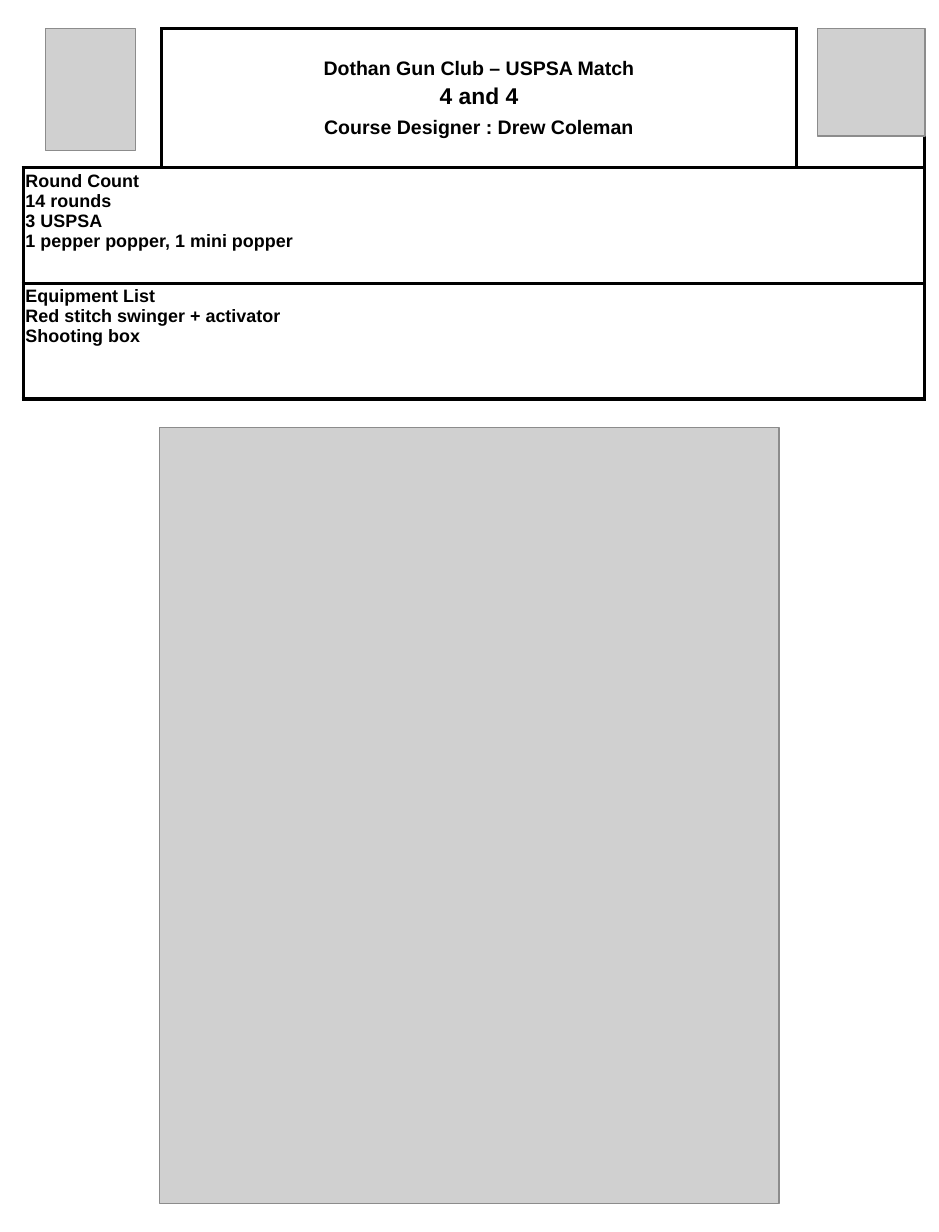
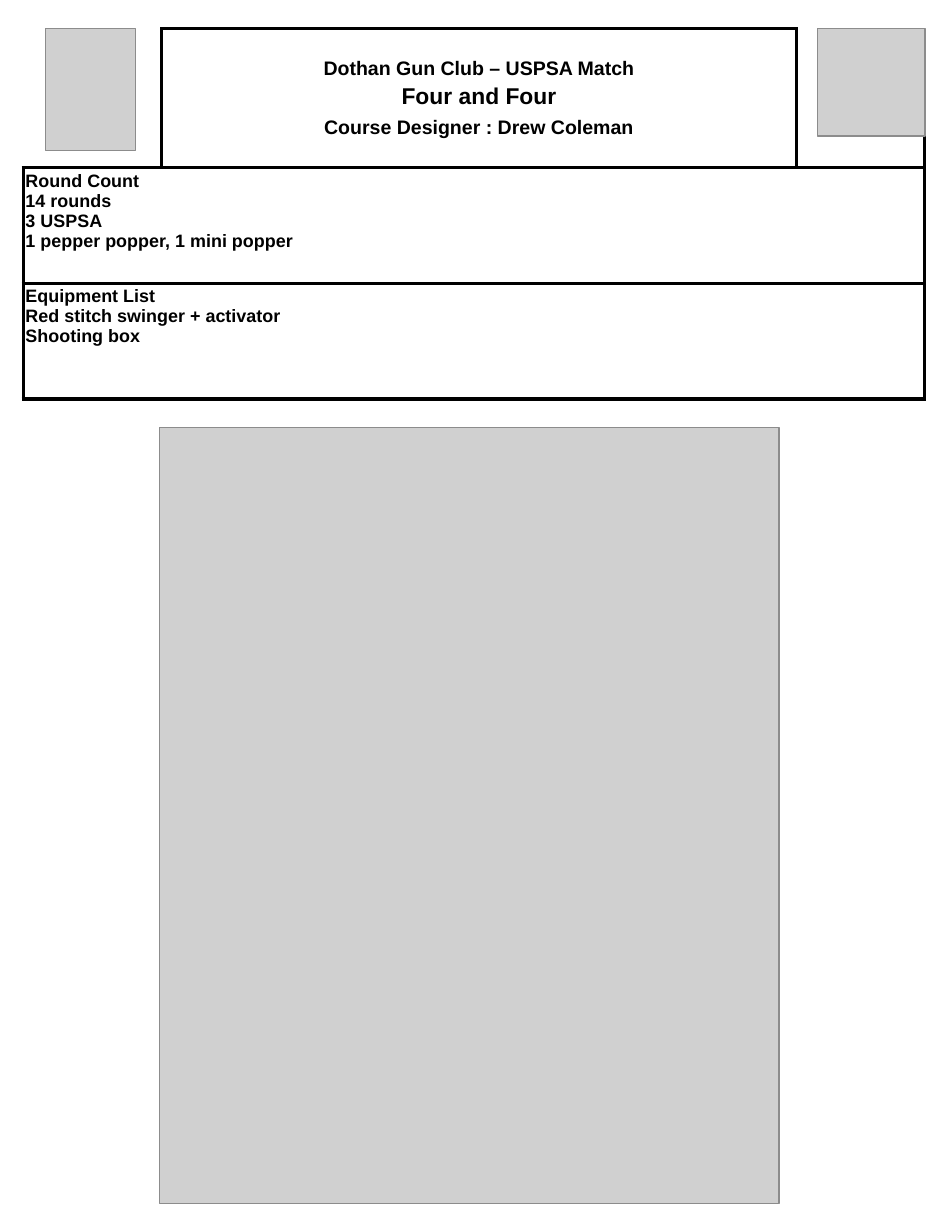
Before and after one commit to bagellord/USPSA-Stages, a slide deck: slide 1 of 11-15 rounds/Four and Four - 12 rounds - Comstock/Four and Four.pptx. Drawn at 939x1232 pixels with LibreOffice and Linux fonts; fonts in the diff are those of the drawing; grey boxes stand for pictures. Boxes give left, top, right and bottom in pixels: in the first picture for what was removed or moved away, otherwise in the second. Text is boxed around its words. In the diff, an @@ line names an element or a change of style, - is before the commit and + after.

```diff
--- a/11-15 rounds/Four and Four - 12 rounds - Comstock/Four and Four.pptx
+++ b/11-15 rounds/Four and Four - 12 rounds - Comstock/Four and Four.pptx
@@ table at box(23, 28, 926, 399) @@
-row 1, column 2: Dothan Gun Club – USPSA Match / 4 and 4 / Course Designer : Drew Coleman
+row 1, column 2: Dothan Gun Club – USPSA Match / Four and Four / Course Designer : Drew Coleman
```
Also in this commit, not shown: 1 other slide changed, 54 other files.
